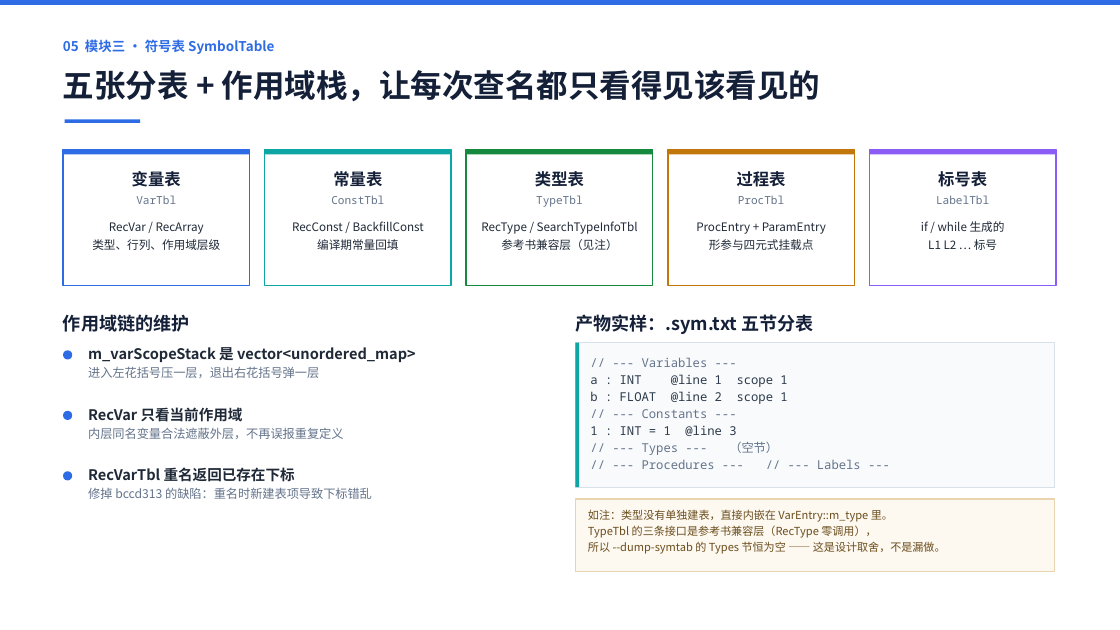
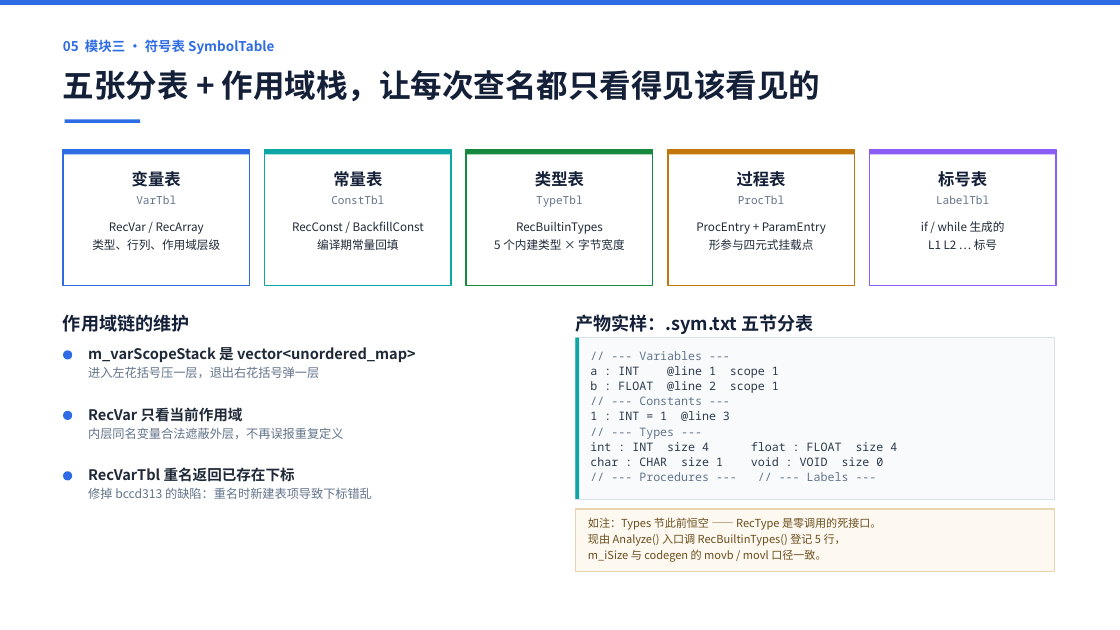
Before and after one commit to 9527-qincheng/MiniCCompiler, a slide deck: slide 6 of docs/MiniC编译器_答辩演示.pptx. Drawn at 1120x630 pixels with LibreOffice and Linux fonts; fonts in the diff are those of the drawing. Boxes give left, top, right and bottom in pixels: in the first picture for what was removed or moved away, otherwise in the second. Text is boxed around its words. In the diff, an @@ line names an element or a change of style, - is before the commit and + after.

Commit message:
feat(symbol): 启用类型表 —— RecBuiltinTypes 登记 5 个内建类型并给出字节宽度
--dump-symtab 的 -- Types -- 节此前恒为空：RecType 与 SearchTypeInfoTbl 是
零调用的死接口，semantic001 从未实现，类型只内嵌在 VarEntry::m_type 里。
本次把这条路真正走通，而不是删掉接口。

- TypeEntry 新增 m_iSize（char=1 / int,float,bool=4 / void=0），
  与 codegen 的 movb / movl / movss 口径一致
- SymbolTable 新增 RecBuiltinTypes()（幂等）与 static SizeOfType()
- Analyze() 入口调 RecBuiltinTypes()，语法出错也能产出完整 Types 节
- DumpSymTab 的 Types 节输出改为 "int : INT  size 4"
- 顺带修掉 char 数组多分配：全局/局部数组按 ElemBytesOfType 分配，
  char s[4] 的 .zero 从 16 变 4（访问侧本来就按 1 字节 movb）

验证：build.bat test 11 套全绿；char g[9] + char a[9] + char b[5] + int c
混排用例输出 AZpq|777|aaaaaaaaa|777 无元素互踩。

文档：interface.md 第 26 条、验收报告产物尺寸、项目总结 3.12、
数据结构设计 TypeEntry 与三张表说明、设计文档 semantic001、README 模块状态

```diff
--- a/docs/MiniC编译器_答辩演示.pptx
+++ b/docs/MiniC编译器_答辩演示.pptx
@@ text at <box>494,221,625,250</box>: text changed @@
-RecType / SearchTypeInfoTbl
-参考书兼容层（见注）
+RecBuiltinTypes
+5 个内建类型 × 字节宽度
@@ rectangle: place and size @@
-rectangle at <box>576,343,1054,487</box>
+rectangle at <box>576,338,1054,499</box>
@@ rectangle: place and size @@
-rectangle at <box>576,343,579,487</box>
+rectangle at <box>576,338,579,499</box>
@@ text at <box>590,351,849,481</box>: size 10.5 to 10 pt in "// --- Variables ---", "a : INT @line 1 scope 1", "b : FLOAT @line 2 scope 1", "// --- Constants ---" and 2 more places; line spacing 1.16 to 1.08 @@
@@ text at <box>590,427,897,466</box>: text changed; size 10.5 to 10 pt; text colour #64748B to #2D3A4A @@
-// --- Types --- （空节）
+// --- Types ---
+int : INT size 4 float : FLOAT size 4
+char : CHAR size 1 void : VOID size 0
@@ rectangle: place and size @@
-rectangle at <box>576,499,1054,571</box>
+rectangle at <box>576,509,1054,571</box>
@@ text at <box>588,517,882,562</box>: text changed @@
-如注：类型没有单独建表，直接内嵌在 VarEntry::m_type 里。
-TypeTbl 的三条接口是参考书兼容层（RecType 零调用），
-所以 --dump-symtab 的 Types 节恒为空 —— 这是设计取舍，不是漏做。
+如注：Types 节此前恒空 —— RecType 是零调用的死接口。
+现由 Analyze() 入口调 RecBuiltinTypes() 登记 5 行，
+m_iSize 与 codegen 的 movb / movl 口径一致。
```
Also in this commit, not shown: 11 other files.
